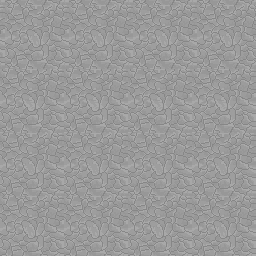
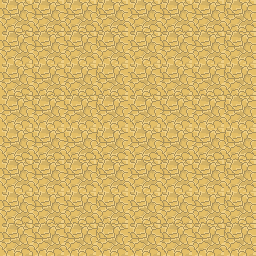
The second 256 x 256 image is a revision of the first. Changes to its layers:
renamed "rock copy 8" to "Layer 2 copy 7", painted on it over [0, 0, 256, 256]
removed layer "rock copy 7" over [5, 0, 69, 69]
removed layer "rock copy 6" over [69, 0, 133, 69]
removed layer "rock copy 5" over [133, 0, 197, 69]
removed layer "rock copy 4" over [197, 0, 256, 69]
removed layer "rock copy 3" over [192, 69, 256, 256]
removed layer "rock copy 2" over [128, 69, 192, 256]
removed layer "rock copy" over [64, 69, 128, 256]
removed layer "rock" over [0, 69, 64, 256]
removed layer "Layer 1" over [224, 224, 256, 256]
